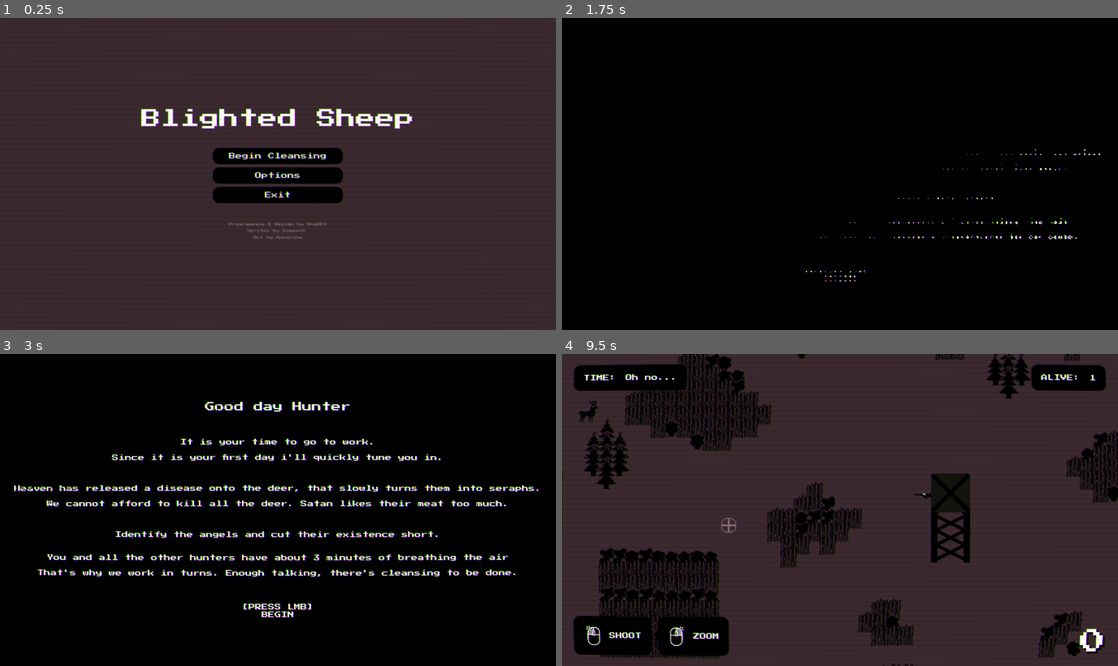
Above: before the commit, frames 1-4 (two rows, left to right).
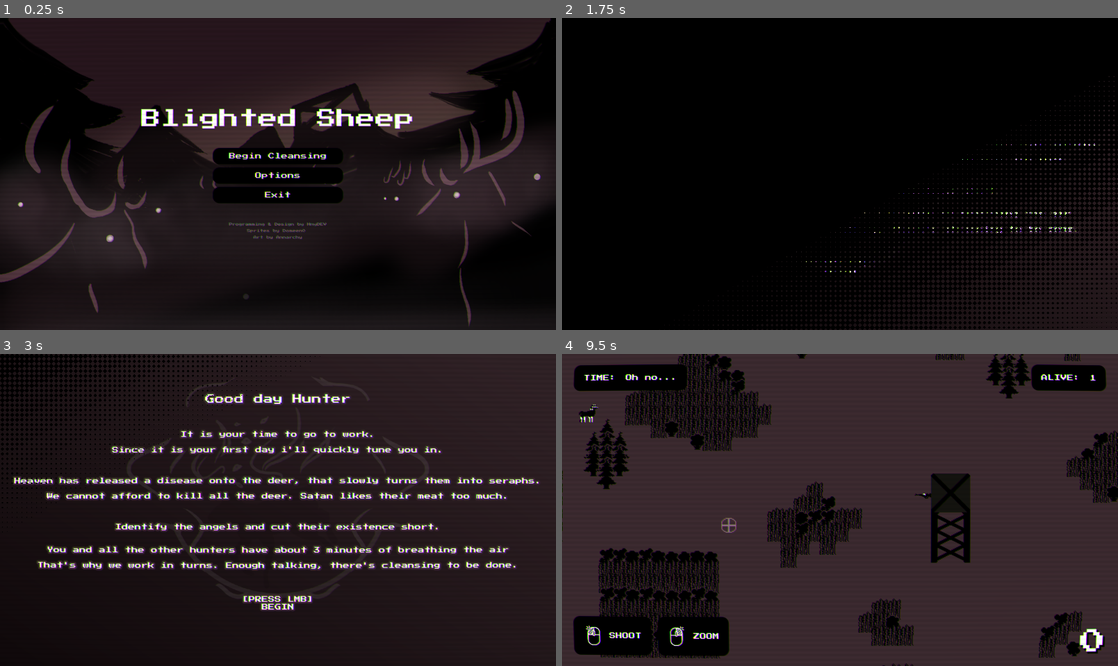
Above: after the commit, the same moments.

Repository: H0nney/gj_czarna_owca
Game: Godot game, scene res://scenes/root.tscn
The game is run twice, just before and just after one commit, with the same random seed, the same clock (stepped at 60 frames per second) and the same inputs. Sound files missing from this copy of the repository are replaced by a short silence.
Inputs (mouse positions are in pixels of both pictures, inside the frame that each line leads up to):
- Up to frame 1 (0.25 s): no input
- Up to frame 2 (1.75 s): click "Begin Cleansing" at 0.5 s; click "Begin Cleansing" at 1.25 s
- Up to frame 3 (3 s): move the mouse to (400, 494) at 2.02 s; press the mouse at (400, 494) at 2.03 s; tap Enter at 2.75 s; move the mouse to (166, 525) at 2.77 s; release the mouse at (166, 525) at 2.78 s; click (166, 525) at 2.85 s
- Up to frame 4 (9.5 s): move the mouse to (895, 441) at 3.52 s; press the mouse at (895, 441) at 3.53 s; move the mouse to (812, 572) at 4.27 s; release the mouse at (812, 572) at 4.28 s; click (812, 572) at 4.35 s; move the mouse to (1006, 556) at 5.02 s; press the mouse at (1006, 556) at 5.03 s; move the mouse to (673, 463) at 5.77 s; release the mouse at (673, 463) at 5.78 s; click (673, 463) at 5.85 s; move the mouse to (867, 510) at 6.52 s; press the mouse at (867, 510) at 6.53 s; move the mouse to (756, 432) at 7.27 s; release the mouse at (756, 432) at 7.28 s; click (756, 432) at 7.35 s; move the mouse to (962, 494) at 8.02 s; press the mouse at (962, 494) at 8.03 s; move the mouse to (728, 525) at 8.77 s; release the mouse at (728, 525) at 8.78 s; click (728, 525) at 8.85 s

The runs differ from the first frame. In frame 1, 54% of the frame differs, in the area x 0-100%, y 0-100%; in frame 2, 9.4%; in frame 3, 80%; in frame 4, less than 0.1%.

Commit message:
patch v1.1

Diff:
--- a/assets/scripts/autoload/locales.gd
+++ b/assets/scripts/autoload/locales.gd
@@ -15,13 +15,13 @@
 			You and all the other hunters have about 3 minutes of breathing the air\n
 			That's why we work in turns. Enough talking, there's cleansing to be done.
 		",
-		"cta": "[PRESS LMB]\nBEGIN",
+		"cta": "[PRESS LMB]\nBEGIN\n\n\n",
 	},
 	99: {
 		"title": "Good day Hunter",
 		"text": "
 			Another day of work.\n
 		",
-		"cta": "[PRESS LMB]\nBEGIN",
+		"cta": "[PRESS LMB]\nBEGIN\n\n\n",
 	}
 }
--- a/assets/scripts/autoload/sound.gd
+++ b/assets/scripts/autoload/sound.gd
@@ -2,9 +2,10 @@
 const BGM = preload("res://assets/music/bgm.mp3")
 
 func _ready():
-	stream = BGM
-	bus = "Music"
-	play()
+	self.stream = BGM
+	self.bus = "Music"
+	self.finished.connect(func(): self.play())
+	self.play()
 
 func spawnSoundEffect(busString:String, effect:Resource, pos:Vector2, randomPitch:bool, boost:float = 0.0, globalSound = false) -> void:
 	var newSoundEffect
--- a/assets/scripts/classes/state/state_eat.gd
+++ b/assets/scripts/classes/state/state_eat.gd
@@ -18,7 +18,7 @@
 	pass
 
 func _enter_state() -> void:
-	randomDuration = randf_range(1.5, 5)
+	randomDuration = randf_range(1.5, 4)
 	animator.play("eat_start")
 	headSprite.play("eat_start")
 
--- a/assets/scripts/classes/state/state_wander.gd
+++ b/assets/scripts/classes/state/state_wander.gd
@@ -9,7 +9,7 @@
 	pass
 
 func _enter_state() -> void:
-	randomDuration = randf_range(1.5, 5)
+	randomDuration = randf_range(1.5, 4)
 	randomDirection = Vector2(randf_range(-1, 1), randf_range(-1, 1))
 	actor.velocity = randomDirection.normalized() * actor.speed
 
--- a/assets/scripts/deer.gd
+++ b/assets/scripts/deer.gd
@@ -79,8 +79,9 @@
 
 func _on_behavior_timer_timeout():
 	if global.currentGame.state != global.currentGame.GAMESTATE.DEFENSE:
-		if rng.randf() <= 0.3:
-			stateMachine._setState([state_wander, state_eat].pick_random())
+		if stateMachine.state != state_dead:
+			if rng.randf() <= 0.5:
+				stateMachine._setState([state_wander, state_eat].pick_random())
 
 func die(damageTarget):
 	var angle = damageTarget.direction_to(self.global_position)
@@ -91,7 +92,7 @@
 
 func _ready():
 	rng.randomize()
-	if rng.randf() <= 0.2:
+	if rng.randf() <= 0.25:
 		infection = true
 
 	state_pushback.state_finished.connect(func(): stateMachine._setState(state_attack))
@@ -127,3 +128,8 @@
 	if areaOwner == global.tower:
 		areaOwner.takeDamage(1)
 		stateMachine._setState(state_pushback)
+
+func _physics_process(delta):
+	if velocity.x != 0:
+		main_sprite.flip_h = velocity.x < 0
+		head_sprite.flip_h = velocity.x < 0
--- a/assets/scripts/game.gd
+++ b/assets/scripts/game.gd
@@ -98,6 +98,7 @@
 			global.runTransition(false)
 
 		GAMESTATE.HUNT:
+			global.lockTimeSkip = true
 			if currentIntermission:
 				currentIntermission.queue_free()
 				currentIntermission = null
@@ -117,9 +118,12 @@
 
 		GAMESTATE.DEFENSE:
 			triggerInfections()
+			for deer in get_tree().get_nodes_in_group("infected"):
+				deer.showInfection(true)
 
 		GAMESTATE.END:
 			if !global.transitionRunning:
+				global.lockTimeSkip = true
 				await global.runTransition(true)
 				if currentPlayField:
 					$HuntUi.hide()
@@ -131,7 +135,9 @@
 				global.showMouse()
 				self.add_child(currentLose)
 
-				global.runTransition(false)
+				await global.runTransition(false)
+				global.lockTimeSkip = false
+
 
 		GAMESTATE.ALLDEAD:
 			if !global.transitionRunning:
@@ -161,6 +167,7 @@
 						if $DayUi.visible:
 							$DayUi.hide()
 							lockControls = false
+							global.lockTimeSkip = false
 
 					GAMESTATE.ALLDEAD:
 						if currentAllDead:
@@ -176,7 +183,8 @@
 	updateScore()
 
 func toggleBinoculars():
-	camera.toggleBinoculars()
+	if state == GAMESTATE.HUNT:
+		camera.toggleBinoculars()
 
 func _setDeerCount(x):
 	deerCount = x
@@ -218,8 +226,12 @@
 
 	if state == GAMESTATE.DEFENSE:
 		var aliveInfected = getAliveInfected()
+
 		if !aliveInfected.size():
+			global.lockTimeSkip = true
 			global.root._progressLevel(currentDay+1)
+
+
 
 
 func updateScore():
--- a/scenes/deer.tscn
+++ b/scenes/deer.tscn
@@ -252,7 +252,7 @@
 actor = NodePath("../..")
 
 [node name="BehaviorTimer" type="Timer" parent="."]
-wait_time = 8.0
+wait_time = 5.0
 autostart = true
 
 [node name="BloodParticles" type="CPUParticles2D" parent="."]
--- a/scenes/game/alldead.tscn
+++ b/scenes/game/alldead.tscn
@@ -1,6 +1,17 @@
-[gd_scene load_steps=2 format=3 uid="uid://bbvjr0k2o5o6s"]
+[gd_scene load_steps=5 format=3 uid="uid://bbvjr0k2o5o6s"]
 
 [ext_resource type="Theme" uid="uid://b2c6rdemdtmx3" path="res://main.tres" id="1_kmwqq"]
+[ext_resource type="Texture2D" uid="uid://bd6qhbbhgsxuy" path="res://assets/gfx/ui/bgs/start.png" id="1_sdgra"]
+
+[sub_resource type="Gradient" id="Gradient_c2foj"]
+colors = PackedColorArray(0.0609785, 0.0349844, 0.0419789, 1, 0.186782, 0.129473, 0.146339, 1)
+
+[sub_resource type="GradientTexture2D" id="GradientTexture2D_a2io7"]
+gradient = SubResource("Gradient_c2foj")
+width = 1600
+height = 900
+fill_from = Vector2(0, 1)
+fill_to = Vector2(1, 0.163099)
 
 [node name="AllDead" type="CanvasLayer"]
 
@@ -12,6 +23,26 @@
 grow_vertical = 2
 mouse_filter = 2
 color = Color(0, 0, 0, 1)
+
+[node name="TextureRect2" type="TextureRect" parent="."]
+anchors_preset = 15
+anchor_right = 1.0
+anchor_bottom = 1.0
+offset_top = -0.1875
+offset_bottom = 0.1875
+grow_horizontal = 2
+grow_vertical = 2
+texture = SubResource("GradientTexture2D_a2io7")
+expand_mode = 5
+
+[node name="TextureRect" type="TextureRect" parent="."]
+modulate = Color(1, 1, 1, 0.0941176)
+anchors_preset = 10
+anchor_right = 1.0
+offset_bottom = 965.701
+grow_horizontal = 2
+texture = ExtResource("1_sdgra")
+expand_mode = 5
 
 [node name="TextVBox" type="VBoxContainer" parent="."]
 anchors_preset = 15
--- a/scenes/game/intermission.tscn
+++ b/scenes/game/intermission.tscn
@@ -1,17 +1,37 @@
-[gd_scene load_steps=2 format=3 uid="uid://6bl6e06ymhhh"]
+[gd_scene load_steps=5 format=3 uid="uid://6bl6e06ymhhh"]
 
 [ext_resource type="Theme" uid="uid://b2c6rdemdtmx3" path="res://main.tres" id="1_t3pc7"]
+[ext_resource type="Texture2D" uid="uid://nn72njgmqmui" path="res://assets/gfx/ui/bgs/win.png" id="1_tsslg"]
+
+[sub_resource type="Gradient" id="Gradient_lcdxe"]
+colors = PackedColorArray(0.0609785, 0.0349844, 0.0419789, 1, 0.186782, 0.129473, 0.146339, 1)
+
+[sub_resource type="GradientTexture2D" id="GradientTexture2D_4joe8"]
+gradient = SubResource("Gradient_lcdxe")
+width = 1600
+height = 900
+fill_from = Vector2(0, 1)
+fill_to = Vector2(1, 0.163099)
 
 [node name="Intermission" type="CanvasLayer"]
 
-[node name="ColorRect" type="ColorRect" parent="."]
+[node name="TextureRect2" type="TextureRect" parent="."]
 anchors_preset = 15
 anchor_right = 1.0
 anchor_bottom = 1.0
 grow_horizontal = 2
 grow_vertical = 2
-mouse_filter = 2
-color = Color(0, 0, 0, 1)
+texture = SubResource("GradientTexture2D_4joe8")
+expand_mode = 5
+
+[node name="TextureRect" type="TextureRect" parent="."]
+modulate = Color(1, 1, 1, 0.0941176)
+anchors_preset = 10
+anchor_right = 1.0
+offset_bottom = 965.701
+grow_horizontal = 2
+texture = ExtResource("1_tsslg")
+expand_mode = 5
 
 [node name="TextVBox" type="VBoxContainer" parent="."]
 anchors_preset = 15
@@ -25,6 +45,8 @@
 
 [node name="Title" type="Label" parent="TextVBox"]
 layout_mode = 2
+theme_override_colors/font_outline_color = Color(0.227451, 0.160784, 0.180392, 1)
+theme_override_constants/outline_size = 16
 theme_override_font_sizes/font_size = 24
 text = "GOOD DAY HUNTER"
 horizontal_alignment = 1
@@ -32,12 +54,16 @@
 
 [node name="Text" type="Label" parent="TextVBox"]
 layout_mode = 2
+theme_override_colors/font_outline_color = Color(0.227451, 0.160784, 0.180392, 1)
+theme_override_constants/outline_size = 16
 text = "test"
 horizontal_alignment = 1
 vertical_alignment = 1
 
 [node name="Cta" type="Label" parent="TextVBox"]
 layout_mode = 2
+theme_override_colors/font_outline_color = Color(0.227451, 0.160784, 0.180392, 1)
+theme_override_constants/outline_size = 16
 theme_override_font_sizes/font_size = 16
 text = "[PRESS LMB]
 Begin"
--- a/scenes/game/lose.tscn
+++ b/scenes/game/lose.tscn
@@ -1,19 +1,41 @@
-[gd_scene load_steps=3 format=3 uid="uid://dyx3rp8qtv0kb"]
+[gd_scene load_steps=6 format=3 uid="uid://dyx3rp8qtv0kb"]
 
 [ext_resource type="Theme" uid="uid://b2c6rdemdtmx3" path="res://main.tres" id="1_6wjoc"]
 [ext_resource type="Script" path="res://assets/scripts/lose.gd" id="1_b3uo5"]
+[ext_resource type="Texture2D" uid="uid://donp1cgruwv1i" path="res://assets/gfx/ui/bgs/lose.png" id="2_k6yqw"]
+
+[sub_resource type="Gradient" id="Gradient_apijv"]
+colors = PackedColorArray(0.0609785, 0.0349844, 0.0419789, 1, 0.186782, 0.129473, 0.146339, 1)
+
+[sub_resource type="GradientTexture2D" id="GradientTexture2D_wb7we"]
+gradient = SubResource("Gradient_apijv")
+width = 1600
+height = 900
+fill_from = Vector2(0, 1)
+fill_to = Vector2(1, 0.163099)
 
 [node name="Lost" type="CanvasLayer"]
 script = ExtResource("1_b3uo5")
 
-[node name="ColorRect" type="ColorRect" parent="."]
+[node name="TextureRect2" type="TextureRect" parent="."]
 anchors_preset = 15
 anchor_right = 1.0
 anchor_bottom = 1.0
+offset_top = -0.1875
+offset_bottom = 0.1875
 grow_horizontal = 2
 grow_vertical = 2
-mouse_filter = 2
-color = Color(0, 0, 0, 1)
+texture = SubResource("GradientTexture2D_wb7we")
+expand_mode = 5
+
+[node name="TextureRect" type="TextureRect" parent="."]
+modulate = Color(1, 1, 1, 0.0941176)
+anchors_preset = 10
+anchor_right = 1.0
+offset_bottom = 965.701
+grow_horizontal = 2
+texture = ExtResource("2_k6yqw")
+expand_mode = 5
 
 [node name="TextVBox" type="VBoxContainer" parent="."]
 anchors_preset = 15
--- a/scenes/game/tilemap/bush.tscn
+++ b/scenes/game/tilemap/bush.tscn
@@ -7,5 +7,5 @@
 position = Vector2(0, -9)
 texture = ExtResource("1_44ubj")
 region_enabled = true
-region_rect = Rect2(0, 0, 20, 23)
+region_rect = Rect2(20, 0, 20, 23)
 script = ExtResource("2_odlpf")
--- a/scenes/menu.tscn
+++ b/scenes/menu.tscn
@@ -1,7 +1,8 @@
-[gd_scene load_steps=4 format=3 uid="uid://dgjhvgc6v1ur8"]
+[gd_scene load_steps=5 format=3 uid="uid://dgjhvgc6v1ur8"]
 
 [ext_resource type="Script" path="res://assets/scripts/menu.gd" id="1_d2pvr"]
 [ext_resource type="Theme" uid="uid://b2c6rdemdtmx3" path="res://main.tres" id="2_sg58m"]
+[ext_resource type="Texture2D" uid="uid://b5smr075i5yyn" path="res://assets/gfx/ui/bgs/to.png" id="2_vefk1"]
 
 [sub_resource type="StyleBoxFlat" id="StyleBoxFlat_h4rsu"]
 bg_color = Color(1, 1, 1, 1)
@@ -12,6 +13,15 @@
 
 [node name="Menu" type="CanvasLayer"]
 script = ExtResource("1_d2pvr")
+
+[node name="TextureRect" type="TextureRect" parent="."]
+anchors_preset = 15
+anchor_right = 1.0
+anchor_bottom = 1.0
+grow_horizontal = 2
+grow_vertical = 2
+texture = ExtResource("2_vefk1")
+expand_mode = 5
 
 [node name="MenuContainer" type="Control" parent="."]
 layout_mode = 3
Binary file added: assets/gfx/ui/bgs/lose.png
Not shown, added: assets/gfx/ui/bgs/lose.png.import
Binary file added: assets/gfx/ui/bgs/start.png
Not shown, added: assets/gfx/ui/bgs/start.png.import
Binary file added: assets/gfx/ui/bgs/to.png
Not shown, added: assets/gfx/ui/bgs/to.png.import
Binary file added: assets/gfx/ui/bgs/win.png
Not shown, added: assets/gfx/ui/bgs/win.png.import
Not shown, changed: export_presets.cfg
Not shown, added: export/v1.1/index.apple-touch-icon.png
Not shown, added: export/v1.1/index.audio.worklet.js
Not shown, added: export/v1.1/index.html
(and 6 more such lines)
